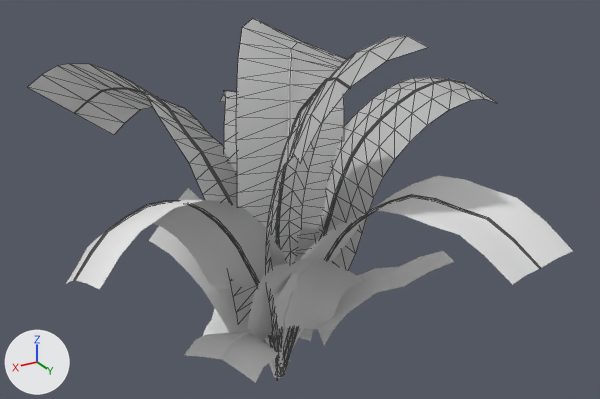
What one commit did to the FBX model Assets/Assets_Review/Taco_Party/Palm/MajesticPalm/Meshes/MSH_MajesticPalm_B.fbx.
Both versions are drawn from a 50 mm lens placed at (1.94, 3.47, 2.79), pointed at (-0.12, 0.03, 1.07). The axes (+X, +Y, +Z) are drawn at lower left. The lights are the same throughout. Mesh edges are drawn as thin lines on the coarser meshes. Materials are left out; every surface is plain grey. Where no turn or scale is listed for an object, it has been applied to the vertices.

The scene before the commit, as lines of its bpy script (objects in view):
```python
me_mesh_001 = bpy.data.meshes.new('Mesh.001')
me_mesh_001.from_pydata(...)  # 2262 vertices, 3816 faces; spans x -1.27..1.18, y -1.43..1.44, z -0.01..2.07
# faces by material slot: [2280, 420, 1116]
me_mesh_001.materials.append(mat_m_palmtreetrunk)
me_mesh_001.materials.append(mat_m_stemmixed)
me_mesh_001.materials.append(mat_m_majesticpalm_b)
me_mesh_002 = bpy.data.meshes.new('Mesh.002')
me_mesh_002.from_pydata(...)  # 1086 vertices, 1880 faces; spans x -1.27..1.18, y -1.43..1.35, z -0.01..2.07
# faces by material slot: [1280, 80, 520]
me_mesh_002.materials.append(mat_m_palmtreetrunk)
me_mesh_002.materials.append(mat_m_stemmixed)
me_mesh_002.materials.append(mat_m_majesticpalm_b)
me_mesh_003 = bpy.data.meshes.new('Mesh.003')
me_mesh_003.from_pydata(...)  # 541 vertices, 876 faces; spans x -1.27..0.91, y -1.28..1.35, z 0.0..2.07
# faces by material slot: [420, 40, 416]
me_mesh_003.materials.append(mat_m_palmtreetrunk)
me_mesh_003.materials.append(mat_m_stemmixed)
me_mesh_003.materials.append(mat_m_majesticpalm_b)
ob_msh_majesticpalm_b_lod0_geo = bpy.data.objects.new('MSH_MajesticPalm_B_LOD0_GEO', me_mesh_001)
ob_msh_majesticpalm_b_lod0_geo.location = (0.0, 0.0, 0.0)
ob_msh_majesticpalm_b_lod1_geo = bpy.data.objects.new('MSH_MajesticPalm_B_LOD1_GEO', me_mesh_002)
ob_msh_majesticpalm_b_lod1_geo.location = (0.0, 0.0, 0.0)
ob_msh_majesticpalm_b_lod2_geo = bpy.data.objects.new('MSH_MajesticPalm_B_LOD2_GEO', me_mesh_003)
ob_msh_majesticpalm_b_lod2_geo.location = (0.0, 0.0, 0.0)
```
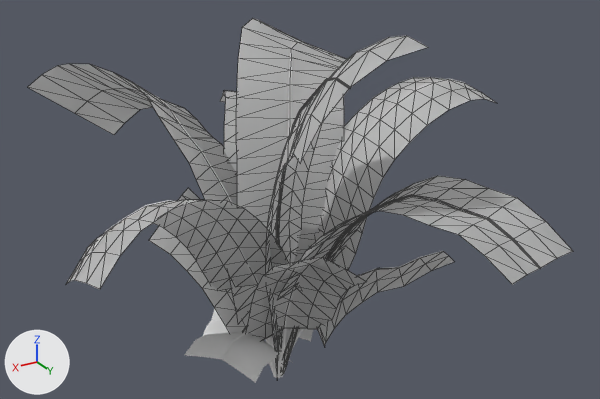
What the commit changed:
me_mesh_003 is used by ob_msh_majesticpalm_b_lod2_geo; location (0.0, 0.0, 0.0).
me_mesh_003 had 541 vertices, 876 faces and spanned x -1.27..0.91, y -1.28..1.35, z 0.0..2.07.
me_mesh_003 now has 541 vertices, 776 faces and spans x -1.27..1.18, y -1.43..1.44, z 0.18..2.07.
me_mesh_003 part 6: a new loose piece of 70 vertices spanning x 0.01..1.18, y -0.08..0.61, z 0.6..1.38.
me_mesh_003 part 7: 13 vertices moved from x -0.49..0.05, y 0.15..1.35, z 1.01..1.66 to x -0.62..0.05, y 0.15..1.39, z 1.01..1.66; 209 vertices removed from x -0.49..0.19, y -0.02..1.35, z 0.0..1.93; 59 vertices added at x -0.75..0.17, y 0.1..1.44, z 0.68..1.34.
me_mesh_002 is used by ob_msh_majesticpalm_b_lod1_geo; location (0.0, 0.0, 0.0).
me_mesh_002 had 1086 vertices, 1880 faces and spanned x -1.27..1.18, y -1.43..1.35, z -0.01..2.07.
me_mesh_002 now has 911 vertices, 1412 faces and spans x -1.27..1.18, y -1.43..1.44, z 0.0..2.07.
me_mesh_002 part 1: a new loose piece of 70 vertices spanning x -0.75..0.17, y 0.1..1.44, z 0.68..1.34.
me_mesh_002 part 2: a new loose piece of 45 vertices spanning x -0.83..-0.08, y -0.09..0.55, z 0.34..0.76.
me_mesh_002 part 3: a new loose piece of 40 vertices spanning x -0.19..0.32, y 0.12..0.65, z 0.33..1.02.
me_mesh_002 part 4: a new loose piece of 40 vertices spanning x -0.01..0.62, y -0.54..0.06, z 0.34..1.02.
me_mesh_002 part 5: 28 vertices moved from x -0.73..1.18, y -0.57..0.38, z 0.0..1.5 to x -0.73..1.17, y -0.57..0.49, z 0.0..1.5; 430 vertices removed from x -1.25..1.18, y -1.32..0.38, z -0.01..1.58; 50 vertices added at x 0.01..1.17, y -0.08..0.61, z 0.6..1.38.

Changed parts and their boxes (x1, y1, x2, y2) in the pictures (600 x 399 px):
'MSH_MajesticPalm_B_LOD1_GEO', reshaped: before (67, 22, 484, 345); after (29, 22, 515, 338)
'MSH_MajesticPalm_B_LOD2_GEO', reshaped: before (29, 18, 469, 323); after (80, 28, 476, 343)
part 1 of me_mesh_002, added: after (308, 180, 515, 257)
part 2 of me_mesh_002, added: after (320, 260, 453, 337)
part 3 of me_mesh_002, added: after (258, 265, 362, 338)
part 4 of me_mesh_002, added: after (181, 189, 247, 333)
part 5 of me_mesh_002, cut back: before (67, 65, 451, 280); after (69, 91, 400, 288)
part 6 of me_mesh_003, added: after (173, 206, 283, 284)
part 7 of me_mesh_003, cut back: before (299, 100, 311, 124); after (277, 100, 476, 290)
